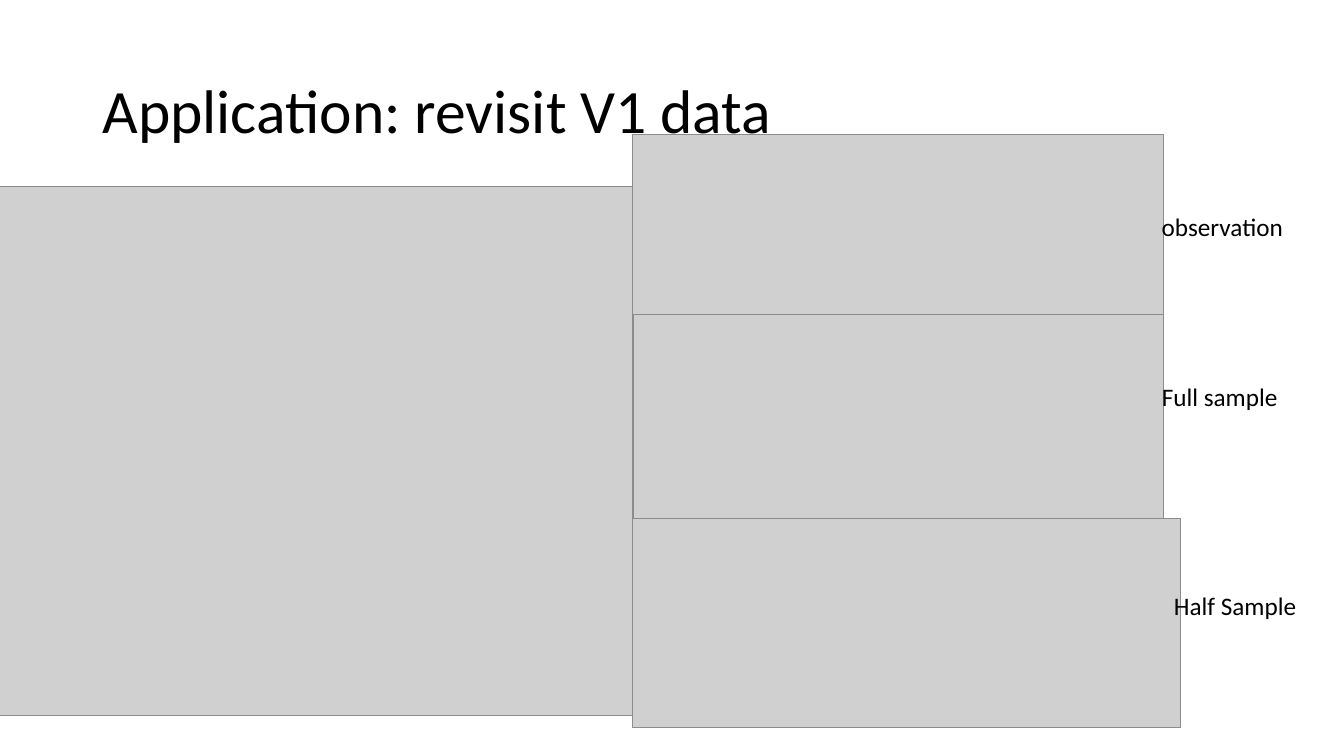
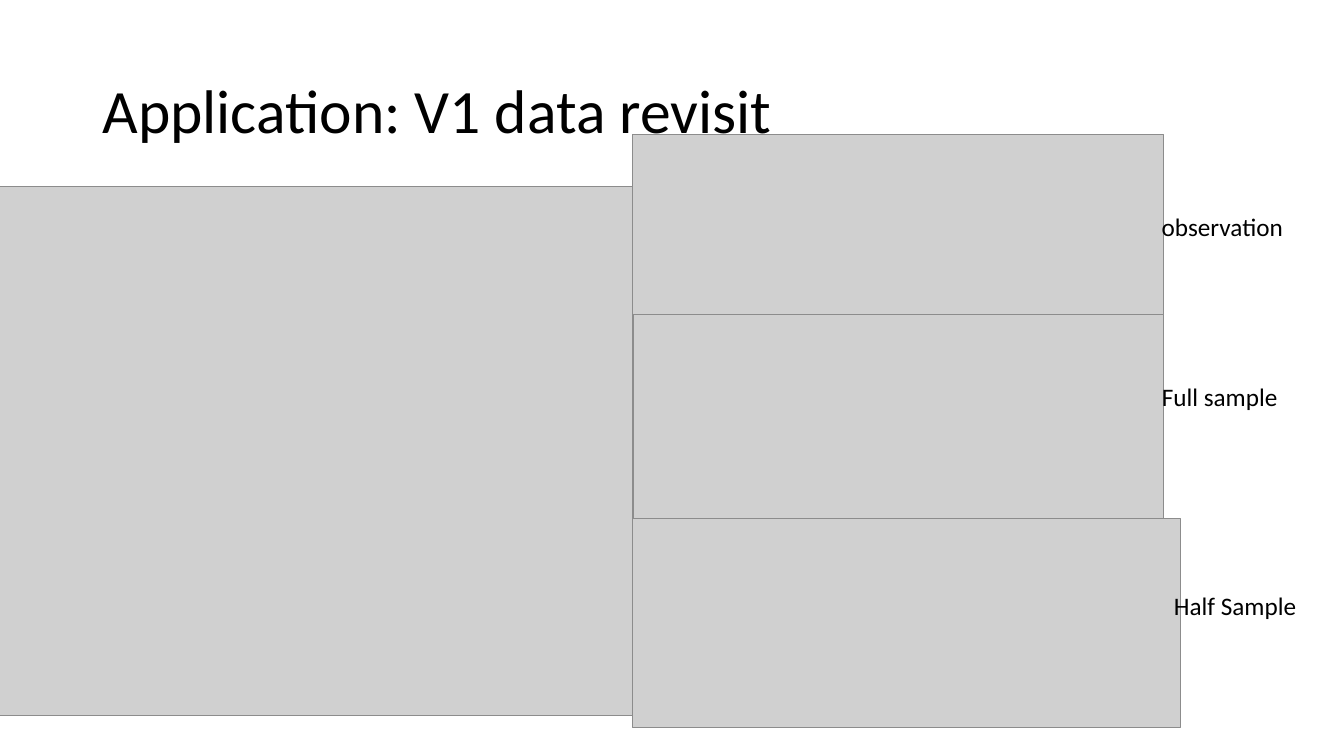
Before and after one commit to weigcdsb/COM_POISSON, a slide deck: slide 10 of documents/JSM_2021/15min_version.pptx. Drawn at 1344x756 pixels with LibreOffice and Linux fonts; fonts in the diff are those of the drawing; grey boxes stand for pictures. Boxes give left, top, right and bottom in pixels: in the first picture for what was removed or moved away, otherwise in the second. Text is boxed around its words. In the diff, an @@ line names an element or a change of style, - is before the commit and + after.

Commit message:
jsm slides

```diff
--- a/documents/JSM_2021/15min_version.pptx
+++ b/documents/JSM_2021/15min_version.pptx
@@ title at (x1=102, y1=90, x2=772, y2=148): text changed @@
-Application: revisit V1 data
+Application: V1 data revisit
```
Also in this commit, not shown: 1 other file.
